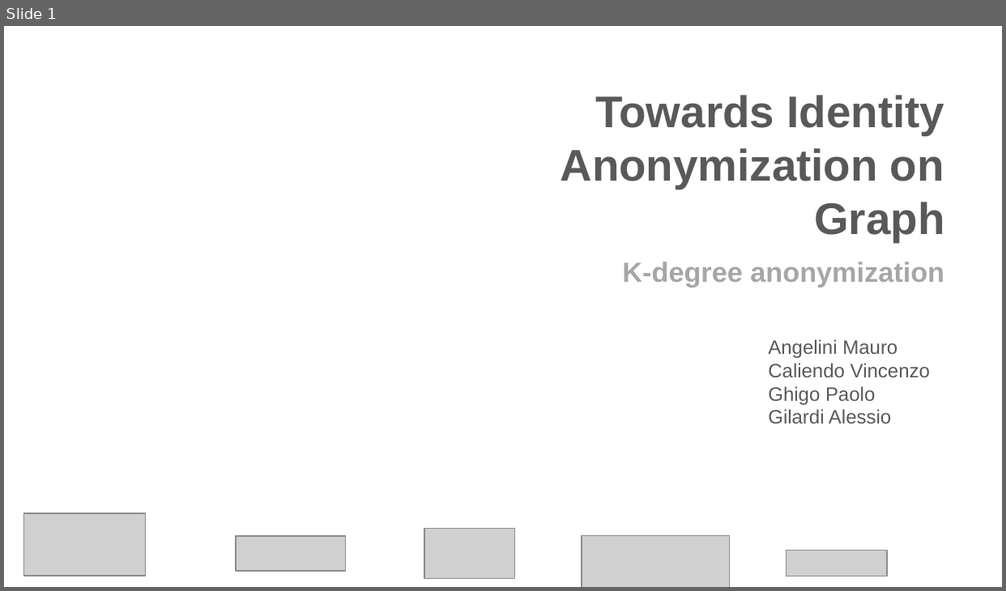
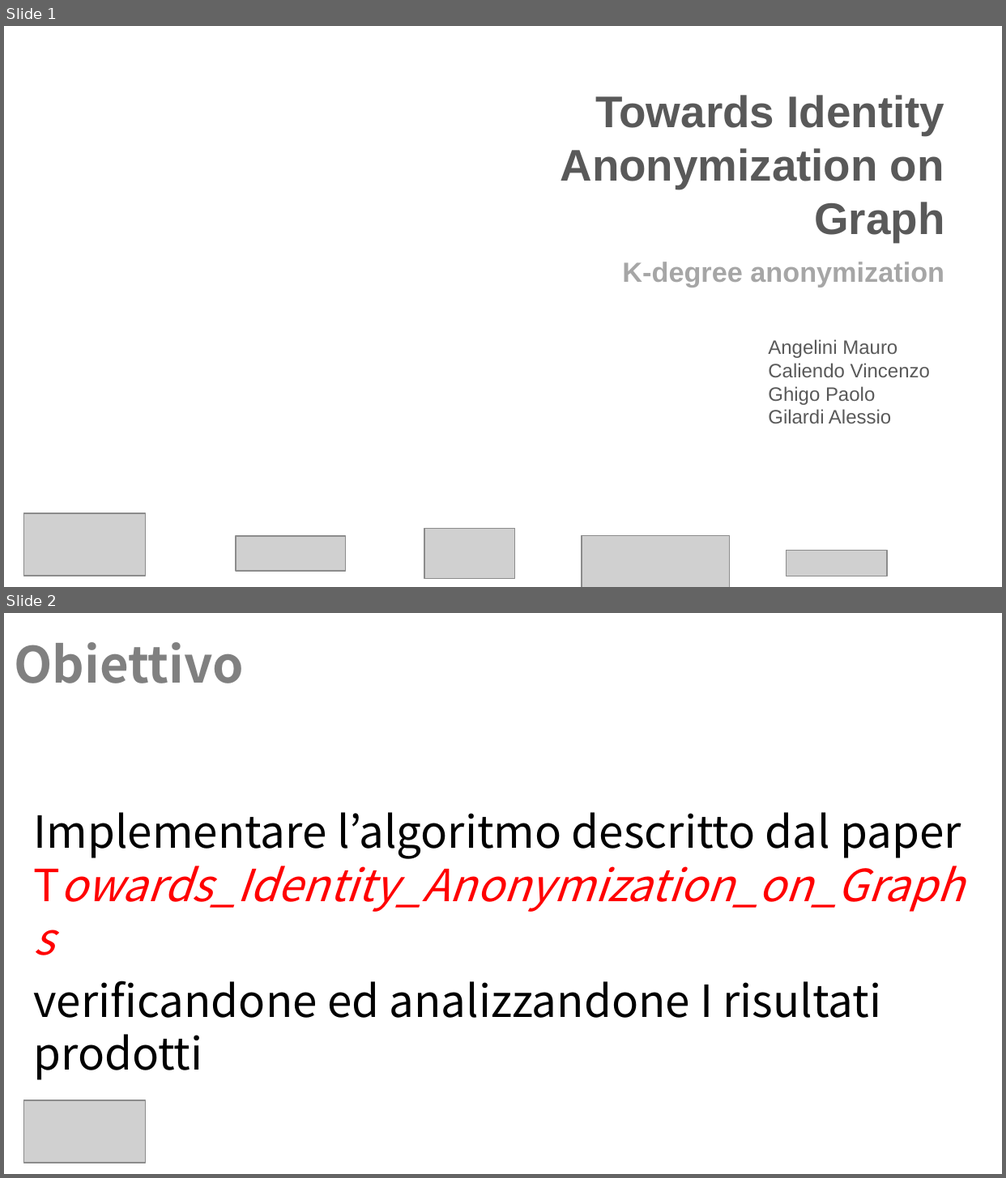
Before and after one commit to Navypowder/DP-P-project, a slide deck: Presentation/Towards_Identity_Anonymization_on_graph(K-degree anonymization).pptx. Shown one above the other, each under a label of ours: slide 1 before the commit, slides 1 and 2 after it. The pictures are 1006x591 and 1006x1178 pixels, drawn with LibreOffice and Linux fonts; fonts in the diff are those of the drawing; grey boxes stand for pictures; background and template pictures are left out. Boxes give left, top, right and bottom in pixels: in the first picture for what was removed or moved away, otherwise in the second. Text is boxed around its words. In the diff, an @@ line names an element or a change of style, - is before the commit and + after.

```diff
--- a/Presentation/Towards_Identity_Anonymization_on_graph(K-degree anonymization).pptx
+++ b/Presentation/Towards_Identity_Anonymization_on_graph(K-degree anonymization).pptx
@@ slide 2 added at (x1=4, y1=613, x2=1002, y2=1174), background picture (left out) @@
@@ title added at (x1=14, y1=642, x2=244, y2=683), 36 pt, text #808080, bold @@
+Obiettivo
@@ text added at (x1=34, y1=812, x2=963, y2=1080), 32 pt, text #000000 @@
+Implementare l’algoritmo descritto dal paper Towards_Identity_Anonymization_on_Graphs
+verificandone ed analizzandone I risultati prodotti
@@ picture added at (x1=24, y1=1101, x2=146, y2=1164) @@
```
Also in this commit, not shown: 11 other slides added, 2 slides removed, 1 other file.
